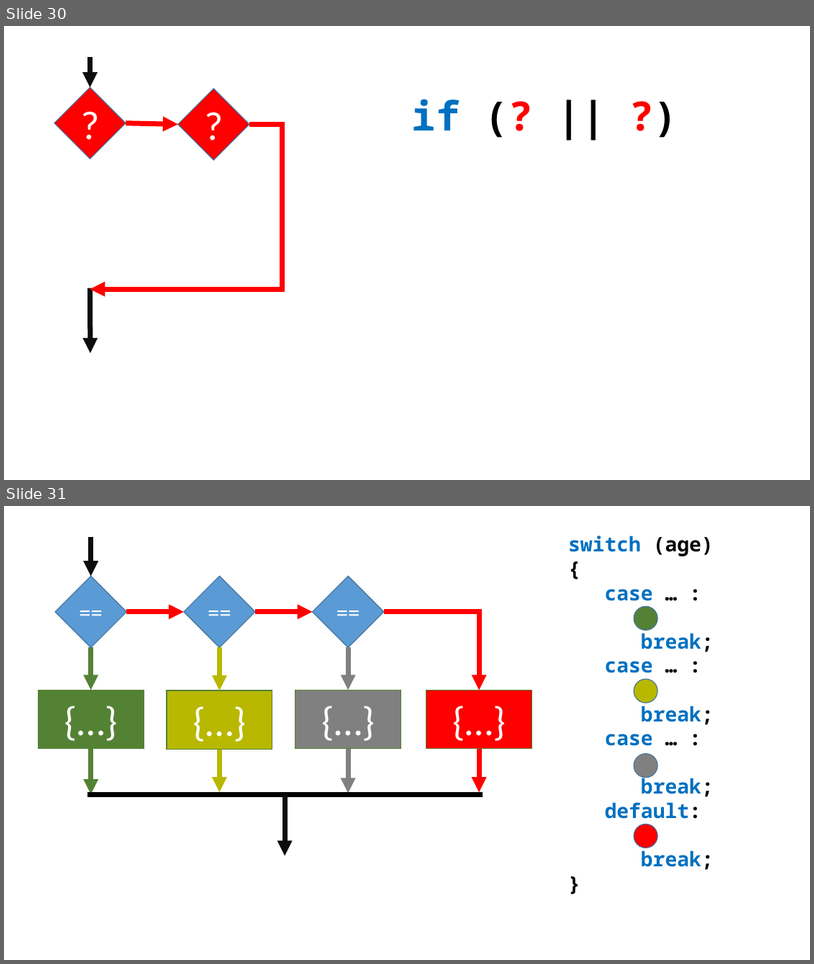
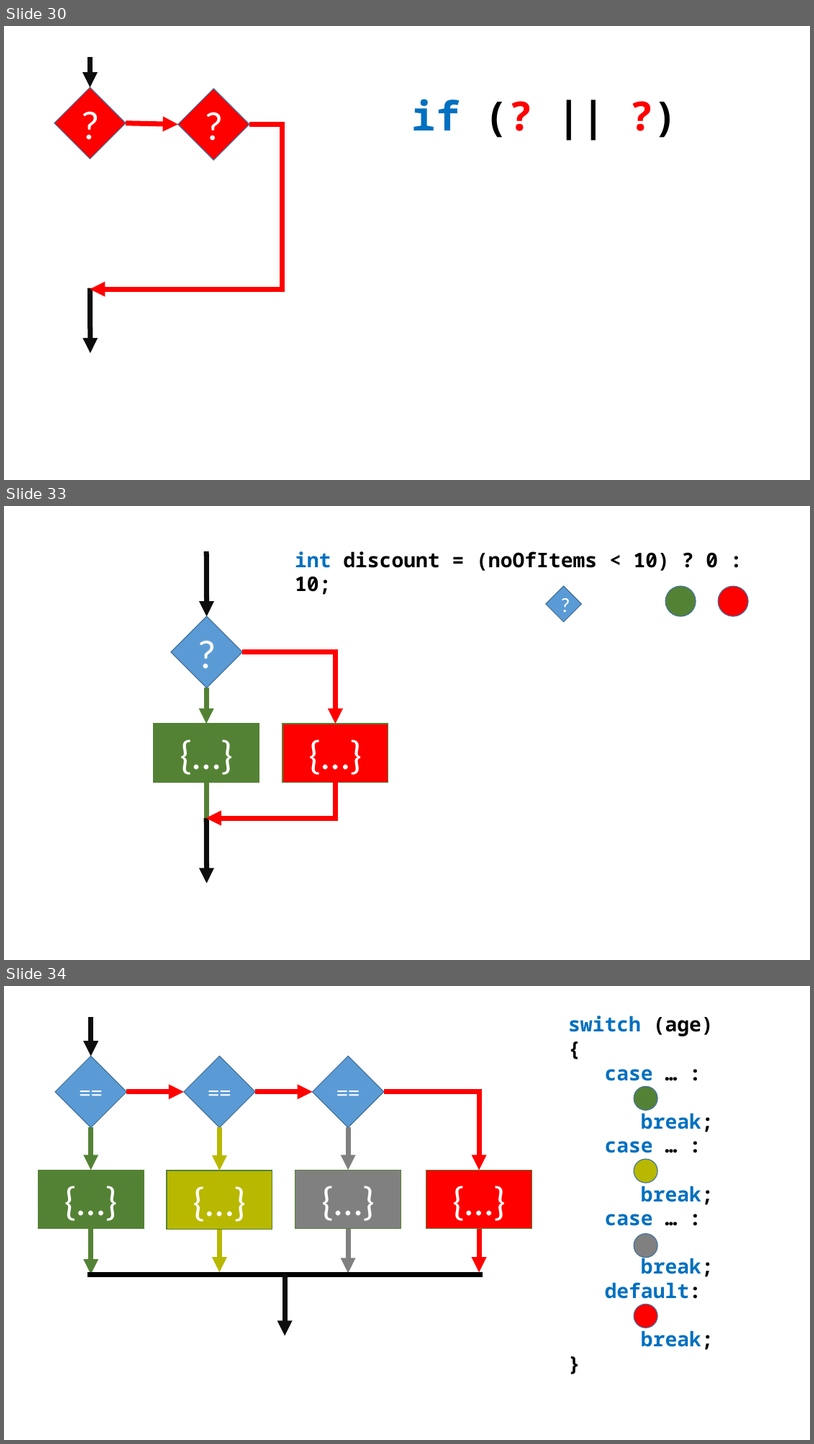
Before and after one commit to perl-easj/Teaching-materials, a slide deck: CSharpProgramming/Presentations/ConditionalStatements.pptx. Shown one above the other, each under a label of ours: slides 30 and 31 before the commit, slides 30, 33 and 34 after it; the slides between them are not shown. The pictures are 814x964 and 814x1444 pixels, drawn with LibreOffice and Linux fonts; fonts in the diff are those of the drawing. Boxes give left, top, right and bottom in pixels: in the first picture for what was removed or moved away, otherwise in the second. Text is boxed around its words. In the diff, an @@ line names an element or a change of style, - is before the commit and + after.

```diff
--- a/CSharpProgramming/Presentations/ConditionalStatements.pptx
+++ b/CSharpProgramming/Presentations/ConditionalStatements.pptx
@@ slide 33 added at (x1=4, y1=506, x2=810, y2=960), background #FFFFFF @@
@@ arrow added from (206, 551) to (206, 616), #0D0D0D 6 pt @@
@@ text added at (x1=295, y1=551, x2=718, y2=595), 24 pt, text #000000, bold @@
+int discount = (noOfItems < 10) ? 0 : 10;
@@ diamond added at (x1=546, y1=586, x2=581, y2=621), fill #5B9BD5, outline #43739E 1 pt, 24 pt, text #FFFFFF @@
+?
@@ ellipse added at (x1=666, y1=586, x2=696, y2=616), fill #548235, outline #43739E 1 pt @@
@@ ellipse added at (x1=718, y1=586, x2=748, y2=616), fill #FF0000, outline #43739E 1 pt @@
@@ diamond added at (x1=171, y1=616, x2=242, y2=687), fill #5B9BD5, outline #43739E 1 pt, 48 pt, text #FFFFFF @@
+?
@@ elbow arrow added from (242, 651) to (335, 723), #FF0000 6 pt @@
@@ arrow added from (206, 687) to (206, 723), #548235 6 pt @@
@@ rectangle added at (x1=154, y1=723, x2=260, y2=782), fill #548235, outline #548235 1 pt, 48 pt, text #FFFFFF @@
+{…}
@@ rectangle added at (x1=283, y1=723, x2=388, y2=782), fill #FF0000, outline #548235 1 pt, 48 pt, text #FFFFFF @@
+{…}
@@ line added from (206, 782) to (206, 818), #548235 6 pt @@
@@ elbow arrow added from (335, 782) to (206, 818), #FF0000 6 pt @@
@@ arrow added from (206, 818) to (206, 883), #0D0D0D 6 pt @@
@@ what was slide 31 is now slide 34 @@
```
Also in this commit, not shown: 2 other slides added, 2 other files.
